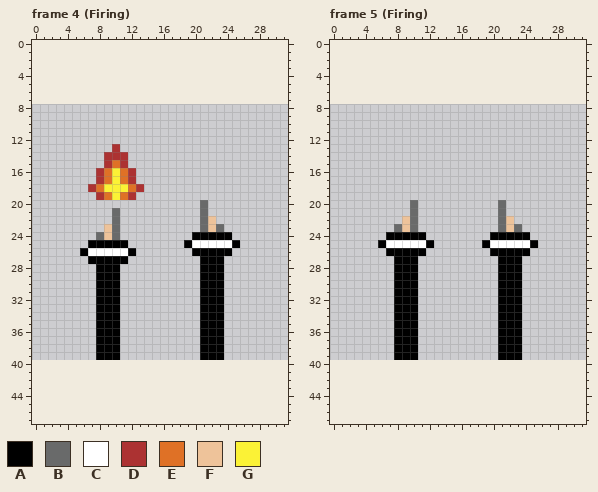
File history of a pixel-art file, images/gg_arms.ase. Above is the file before it was changed.
32x32 pixels, 5 frames. Shown: frame 4 (Firing), frame 5 (Firing). The old version is drawn lined up with the new one, on the new canvas. The commit also changed other frames, which this record leaves out.
Palette (. is transparent): A #000000  B #696a6a  C #ffffff  D #ac3232  E #df7126  F #eec39a  G #fbf236
Pixels before, frame 4 (Firing), first column x 6:
13 ....D...............
14 ...DDD..............
15 ...DED..............
16 ..DEGED.............
17 ..DEGED.............
18 .DEGGGED............
19 ..DEGED.............
20 ...............B....
21 ....B..........B....
22 ....B..........BF...
23 ...FB..........BFB..
24 ..BFB.........AAAAA.
25 .AAAAA.......ACCCCCA
26 ACCCCCA.......AAAAA.
27 .AAAAA.........AAA..
28 ..AAA..........AAA..
29 ..AAA..........AAA..
30 ..AAA..........AAA..
31 ..AAA..........AAA..
32 ..AAA..........AAA..
33 ..AAA..........AAA..
34 ..AAA..........AAA..
35 ..AAA..........AAA..
36 ..AAA..........AAA..
37 ..AAA..........AAA..
38 ..AAA..........AAA..
39 ..AAA..........AAA..
Pixels before, frame 5 (Firing), first column x 6:
20 ....B..........B....
21 ....B..........B....
22 ...FB..........BF...
23 ..BFB..........BFB..
24 .AAAAA........AAAAA.
25 ACCCCCA......ACCCCCA
26 .AAAAA........AAAAA.
27 ..AAA..........AAA..
28 ..AAA..........AAA..
29 ..AAA..........AAA..
30 ..AAA..........AAA..
31 ..AAA..........AAA..
32 ..AAA..........AAA..
33 ..AAA..........AAA..
34 ..AAA..........AAA..
35 ..AAA..........AAA..
36 ..AAA..........AAA..
37 ..AAA..........AAA..
38 ..AAA..........AAA..
39 ..AAA..........AAA..
After the commit:
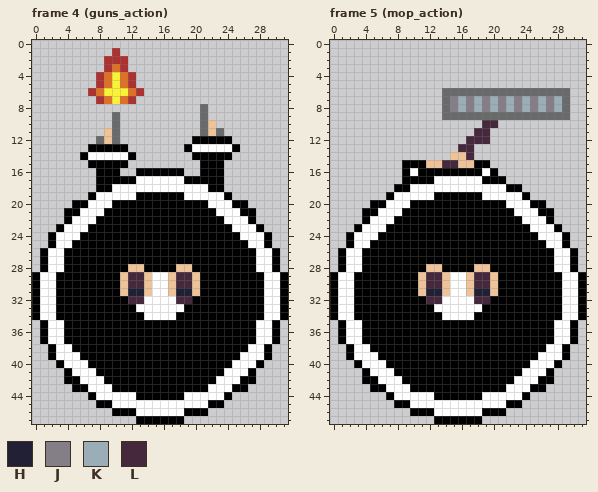
Colours new in this view: H #222034  J #847e87  K #9badb7  L #45283c
Edits made:
canvas 32x32 -> 32x48, the old top-left corner now at 0,8
Changed rows in their new state; - is an unchanged pixel.
Frame 4 (guns_action):
first column x 0:
 1 ----------D---------------------
 2 ---------DDD--------------------
 3 ---------DED--------------------
 4 --------DEGED-------------------
 5 --------DEGED-------------------
 6 -------DEGGGED------------------
 7 --------DEGED-------------------
 8 ---------------------B----------
 9 ----------B----------B----------
10 ----------B----------BF---------
11 ---------FB----------BFB--------
12 --------BFB---------AAAAA-------
13 -------AAAAA-------ACCCCCA------
14 ------ACCCCCA-------AAAAA-------
15 -------AAAAA---------AAA--------
16 --------AAA..AAAAAA--AAA--------
17 --------AAAAACCCCCCAAAAA--------
18 -------.AACCCCCCCCCCCCAA--------
19 -------ACCCCCAAAAAACCCCCA-------
20 -----AACCCAAAAAAAAAAAACCCAA-----
21 ----AACCCAAAAAAAAAAAAAACCCAA----
22 ----ACCCAAAAAAAAAAAAAAAACCCA----
23 ---ACCCAAAAAAAAAAAAAAAAAACCCA---
24 --ACCCAAAAAAAAAAAAAA-----ACCCA--
25 --ACCAA-----AAAAAAA-AAAAA-ACCA--
26 -ACCAA-AAAAA-AAAAAAA-----AAACCA-
27 -ACCAAA-----AAAAAAAAA---AAAACCA-
28 -ACCAAAA---AFFAAAAFFA---AAAACCA-
29 ACCAAAAA---FLLFCCFLLF---AAAAACCA
30 ACCAAAAA---FLLFCCFLLF---AAAAACCA
31 ACCAAAAA---FHHFCCFHHF---AAAAACCA
32 ACCAAAAA---ALLCCCCLLA---AAAAACCA
33 ACCAAAAA---AACCCCCCAA---AAAAACCA
34 ACCAAAAA---AAACCCCAAA---AAAAACCA
35 -ACCAAAA---AAAAAAAAAA---AAAACCA-
36 -ACCAAAA---AAAAAAAAAA---AAAACCA-
37 -ACCAAAA---AAAAAAAAAA---AAAACCA-
38 --ACCAAA---AAAAAAAAAA---AAACCA--
39 --ACCCAA---AAAAAAAAAA---AACCCA--
40 ---ACCCAAAAAAAAAAAAAAAAAACCCA---
41 ----ACCCAAAAAAAAAAAAAAAACCCA----
42 ----AACCCAAAAAAAAAAAAAACCCAA----
43 -----AACCCAAAAAAAAAAAACCCAA-----
44 -------ACCCCCAAAAAACCCCCA-------
45 --------AACCCCCCCCCCCCAA--------
46 ----------AAACCCCCCAAA----------
47 -------------AAAAAA-------------
Frame 5 (mop_action):
first column x 0:
 6 --------------BBBBBBBBBBBBBBBB--
 7 --------------BJKJKJKJKJKJKJKB--
 8 --------------BJKJKJKJKJKJKJKB--
 9 --------------BBBBBBBBBBBBBBBB--
10 -------------------LL-----------
11 ------------------LL------------
12 -----------------LLL------------
13 ----------------LL--------------
14 ---------------FFL--------------
15 ---------AAAFFLLFFAA------------
16 ---------ACAAAAAAAACA-----------
17 ---------AAAACCCCCCAAA----------
18 --------AACCCCCCCCCCCCAA--------
19 -------ACCCCCAAAAAACCCCCA-------
20 -----AACCCAAAAAAAAAAAACCCAA-----
21 ----AACCCAAAAAAAAAAAAAACCCAA----
22 ----ACCCAAAAAAAAAAAAAAAACCCA----
23 ---ACCCAAAAAAAAAAAAAAAAAACCCA---
24 --ACCCA-----AAAAAAAA-----ACCCA--
25 --ACCA-AAAAA-AAAAAA-AAAAA-ACCA--
26 -ACCAAA-----AAAAAAAA-----AAACCA-
27 -ACCAAAA---AAAAAAAAAA---AAAACCA-
28 -ACCAAAA---AFFAAAAFFA---AAAACCA-
29 ACCAAAAA---FLLFCCFLLF---AAAAACCA
30 ACCAAAAA---FLLFCCFLLF---AAAAACCA
31 ACCAAAAA---FHHFCCFHHF---AAAAACCA
32 ACCAAAAA---ALLCCCCLLA---AAAAACCA
33 ACCAAAAA---AACCCCCCAA---AAAAACCA
34 ACCAAAAA---AAACCCCAAA---AAAAACCA
35 -ACCAAAA---AAAAAAAAAA---AAAACCA-
36 -ACCAAAA---AAAAAAAAAA---AAAACCA-
37 -ACCAAAA---AAAAAAAAAA---AAAACCA-
38 --ACCAAA---AAAAAAAAAA---AAACCA--
39 --ACCCAA---AAAAAAAAAA---AACCCA--
40 ---ACCCAAAAAAAAAAAAAAAAAACCCA---
41 ----ACCCAAAAAAAAAAAAAAAACCCA----
42 ----AACCCAAAAAAAAAAAAAACCCAA----
43 -----AACCCAAAAAAAAAAAACCCAA-----
44 -------ACCCCCAAAAAACCCCCA-------
45 --------AACCCCCCCCCCCCAA--------
46 ----------AAACCCCCCAAA----------
47 -------------AAAAAA-------------
